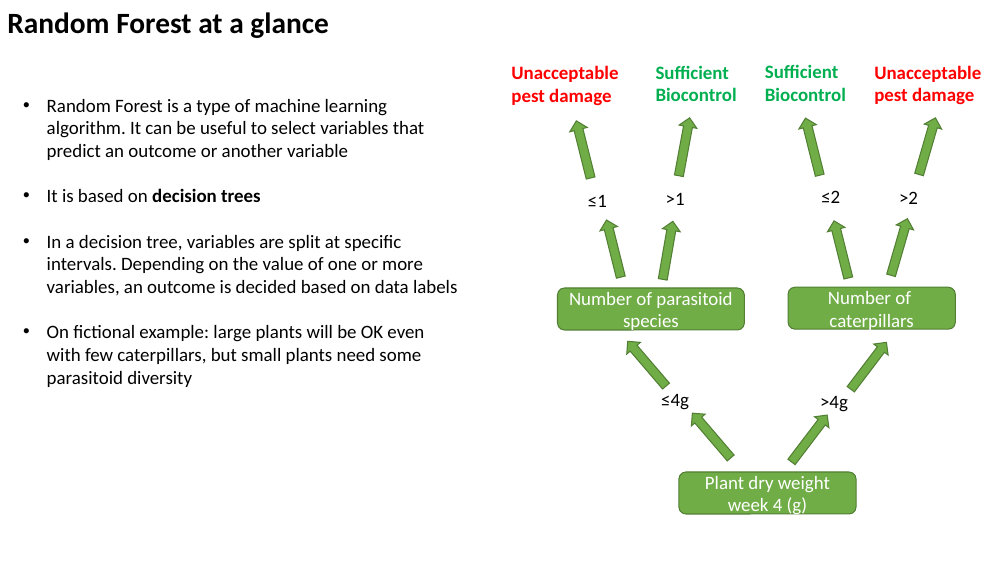
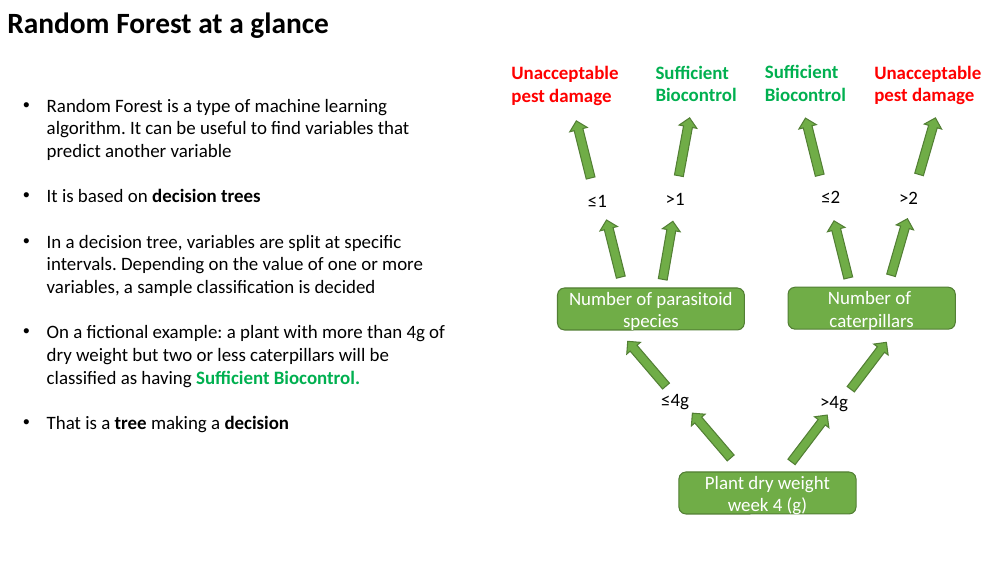
Before and after one commit to PedroBeschoren/RandomForestExample, a slide deck: slide 2 of Docs/RandomForestExample.pptx. Drawn at 1008x567 pixels with LibreOffice and Linux fonts; fonts in the diff are those of the drawing. Boxes give left, top, right and bottom in pixels: in the first picture for what was removed or moved away, otherwise in the second. Text is boxed around its words. In the diff, an @@ line names an element or a change of style, - is before the commit and + after.

```diff
--- a/Docs/RandomForestExample.pptx
+++ b/Docs/RandomForestExample.pptx
@@ text at (47,99,409,160): text changed @@
-• Random Forest is a type of machine learning algorithm. It can be useful to select variables that predict an outcome or another variable
+• Random Forest is a type of machine learning algorithm. It can be useful to find variables that predict another variable
@@ text at (47,235,445,433): text changed @@
-• In a decision tree, variables are split at specific intervals. Depending on the value of one or more variables, an outcome is decided based on data labels
-• On fictional example: large plants will be OK even with few caterpillars, but small plants need some parasitoid diversity
+• In a decision tree, variables are split at specific intervals. Depending on the value of one or more variables, a sample classification is decided
+• On a fictional example: a plant with more than 4g of dry weight but two or less caterpillars will be classified as having Sufficient Biocontrol.
+• That is a tree making a decision
```
Also in this commit, not shown: 9 other slides changed.
